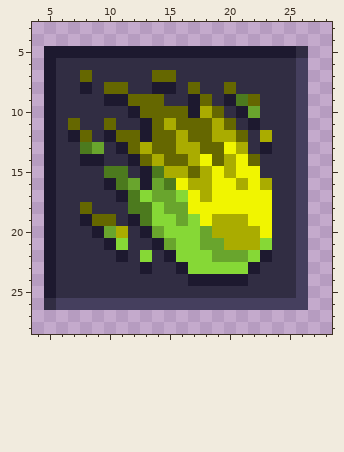
One commit to this pixel-art sprite: Resources/Textures/_RMC14/Actions/xeno_actions.rsi/shift_spit_xeno_acid.png. That is the earlier state.
The file is 32x32 pixels. Shown: x 4..28, y 3..28.
New version:
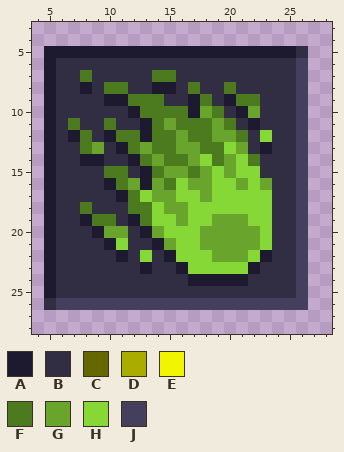
Palette (. is transparent): A #1d192f  B #312d43  C #656700  D #aaac00  E #f1f500  F #4c7a1e  G #69a52d  H #86d836  J #453f5e
Log entry: Swapped the acid and neuro sprites
From old to new:
@@ x 4..28 @@
  6 .ABBBBBBBBBBBBBBBBBBBBJ..
- 7 .ABBCBBBBBCCBBBBBBBBBBJ..
- 8 .ABBABCCBBAABCBBCBBBBBJ..
- 9 .ABBBBAACCCBBACBAFCBBBJ..
-10 .ABBBBBBACCCCADCBAGBBBJ..
-11 .ABCBBCBBACDCCCDCBABBBJ..
-12 .ABACBACCACCDCCDDCBDBBJ..
-13 .ABBFGBACDCCDDCCEDBABBJ..
-14 .ABBAABBACDCCDECDECBBBJ..
-15 .ABBBBFFBAFDDCDEDEEBBBJ..
-16 .ABBBBAFGAGFEDDEEDEDBBJ..
-17 .ABBBBBAFHGGHEDEEEEEBBJ..
-18 .ABBCBBBFFHGGEEEEEEEBBJ..
-19 .ABBACCBAFHHGHEDDDEEBBJ..
-20 .ABBBAGDBAGHHHGDDDDEBBJ..
-21 .ABBBBAHBBAGHHGGDDDHBBJ..
+ 7 .ABBFBBBBBFFBBBBBBBBBBJ..
+ 8 .ABBABFFBBAABFBBFBBBBBJ..
+ 9 .ABBBBAAFFFBBAFBAFFBBBJ..
+10 .ABBBBBBAFFFFAGFBAGBBBJ..
+11 .ABFBBFBBAFGFFFGFBABBBJ..
+12 .ABAFBAFFAFFGFFGGFBHBBJ..
+13 .ABBFGBAFGFFGGFFHGBABBJ..
+14 .ABBAABBAFGFFGHFGHFBBBJ..
+15 .ABBBBFFBAFGGFGHGHHBBBJ..
+16 .ABBBBAFGAGFHGGHHGHGBBJ..
+17 .ABBBBBAFHGGHHGHHHHHBBJ..
+18 .ABBFBBBFFHGGHHHHHHHBBJ..
+19 .ABBAFFBAFHHGHHGGGHHBBJ..
+20 .ABBBAGGBAGHHHGGGGGHBBJ..
+21 .ABBBBAHBBAGHHGGGGGHBBJ..
 22 .ABBBBBABHBAHHHGGGHABBJ..
